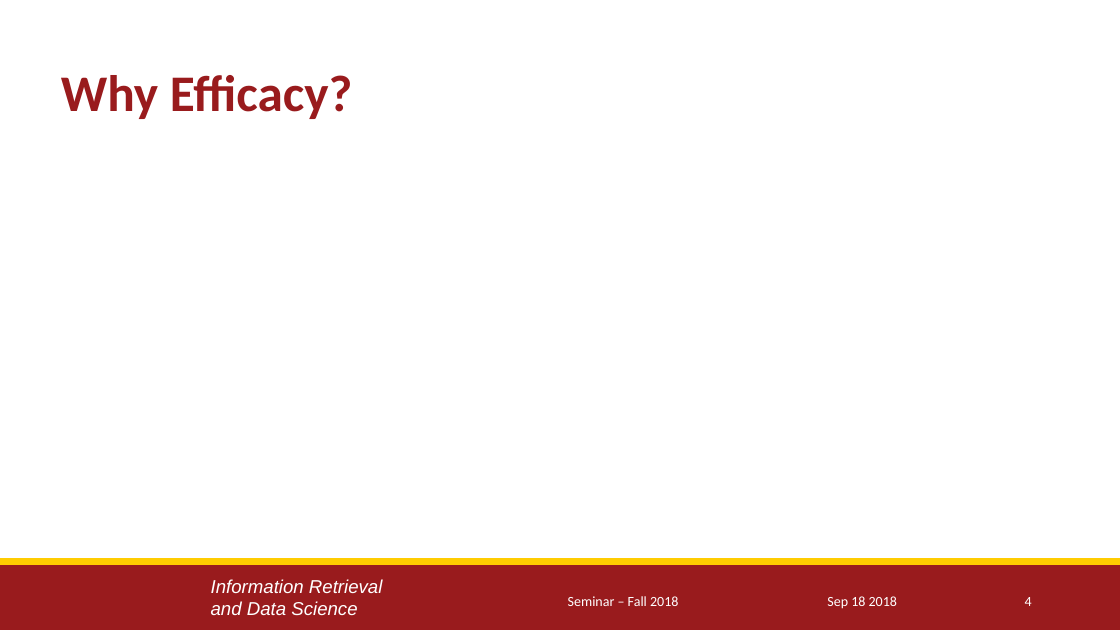
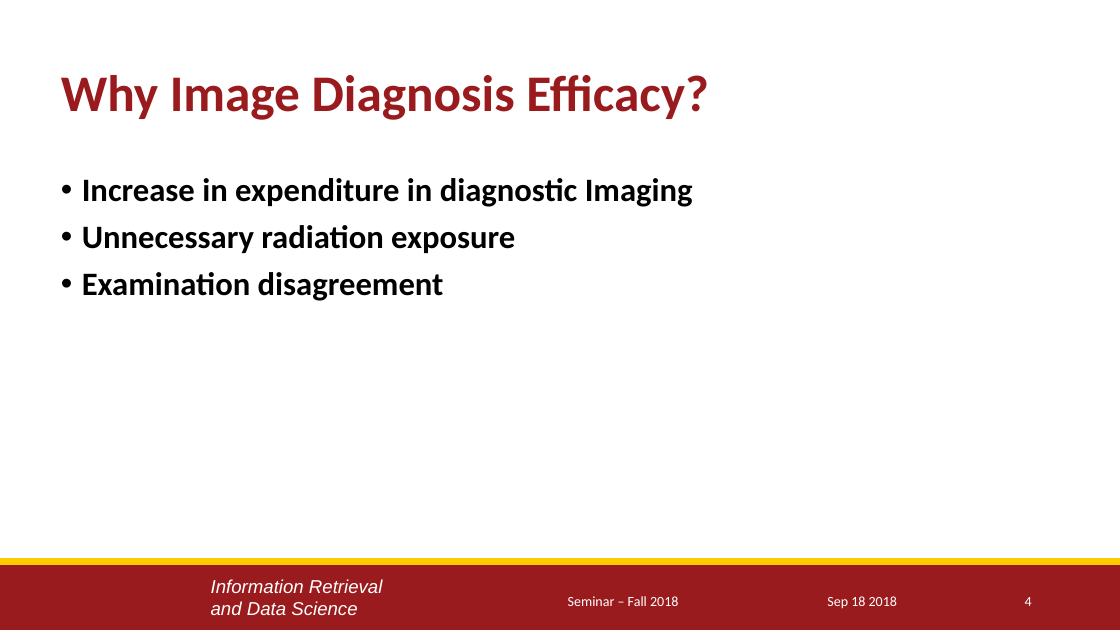
Before and after one commit to yuesOctober/survey, a slide deck: slide 4 of Presentation_1.pptx. Drawn at 1120x630 pixels with LibreOffice and Linux fonts; fonts in the diff are those of the drawing; background and template pictures are left out. Boxes give left, top, right and bottom in pixels: in the first picture for what was removed or moved away, otherwise in the second. Text is boxed around its words. In the diff, an @@ line names an element or a change of style, - is before the commit and + after.

```diff
--- a/Presentation_1.pptx
+++ b/Presentation_1.pptx
@@ title at [61, 75, 709, 120]: text changed @@
-Why Efficacy?
+Why Image Diagnosis Efficacy?
@@ text added at [82, 178, 693, 301], 21 pt, text #000000, bold @@
+• Increase in expenditure in diagnostic Imaging
+• Unnecessary radiation exposure
+• Examination disagreement
```
Also in this commit, not shown: 8 other slides changed, 2 slides added.
